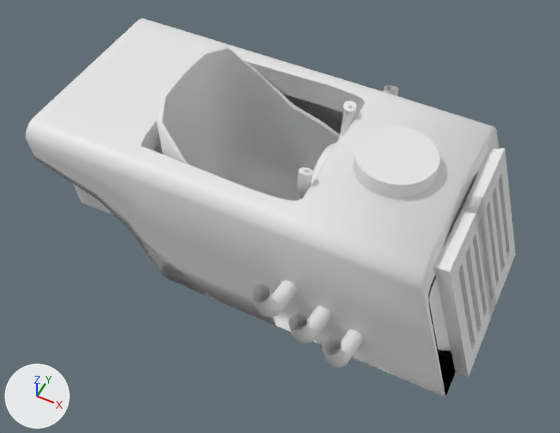
Before and after pictures for a commit that changed the FBX model Assets/Art/Pods/pod_back.fbx.
The view is the same before and after, from a 50 mm camera at (-0.097, -1.434, -0.119) aimed at (-0.97, 0.311, -2.3). Lighting does not change. The marker at lower left points along +X, +Y and +Z. Vertices at the same position are counted once.
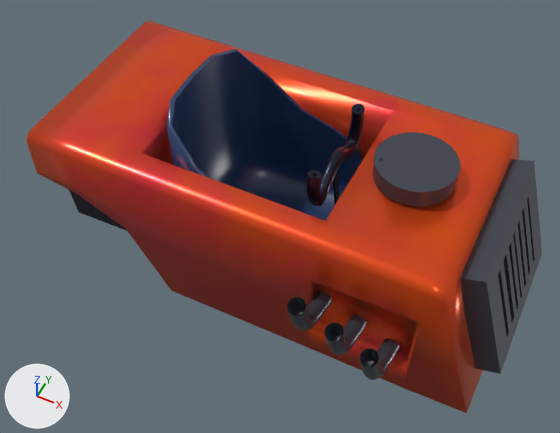
Pixel boxes [x1, y1, x2, y2] of what changed, in the pictures (560 x 433 px; the box of a moved part takes in the faces that stretch with it):
'Circle', reshaped, moved, turned, rescaled: before [25, 18, 515, 397]; after [27, 21, 542, 413]
part 1 of me_circle_001, moved or reshaped (not visible before): after [360, 338, 399, 380]
part 2 of me_circle_001, moved or reshaped (not visible afterwards): before [383, 85, 399, 96]
part 3 of me_circle_001, moved or reshaped: before [157, 46, 340, 201]; after [167, 49, 363, 221]
part 4 of me_circle_001, moved or reshaped: before [297, 101, 356, 199]; after [306, 103, 365, 206]
part 5 of me_circle_001, moved or reshaped (not visible before): after [324, 314, 367, 355]
part 6 of me_circle_001, moved or reshaped (not visible afterwards): before [251, 280, 297, 317]
part 7 of me_circle_001, moved or reshaped: before [322, 330, 363, 368]; after [287, 291, 332, 330]
part 8 of me_circle_001, moved or reshaped (not visible afterwards): before [289, 306, 331, 344]
part 9 of me_circle_001, added: after [460, 159, 542, 374]
part 10 of me_circle_001, added (red): after [27, 21, 519, 413]
part 11 of me_circle_001, added: after [372, 132, 460, 206]
part 12 of me_circle_001, added (black): after [69, 190, 127, 231]
part 13 of me_circle_001, deleted: before [461, 148, 515, 317]
part 14 of me_circle_001, deleted: before [434, 196, 496, 377]
part 15 of me_circle_001, deleted: before [353, 126, 440, 198]
part 16 of me_circle_001, cut back: before [25, 18, 499, 397]; after [333, 171, 340, 204]

The change, as a diff of the scene's bpy script:
```diff
--- a/Assets/Art/Pods/pod_back.fbx.py
+++ b/Assets/Art/Pods/pod_back.fbx.py
@@ mat_laranja @@
+mat_laranja = bpy.data.materials.new('Laranja')
+# uses the picture img_laranja_base_color_png
+# uses the picture img_laranja_metallic_png
+# uses the picture img_laranja_normal_opengl_png
+# uses the picture img_laranja_roughness_png
@@ mat_banco @@
+mat_banco = bpy.data.materials.new('Banco')
+# uses the picture img_banco_base_color_png
+# uses the picture img_banco_metallic_png
+# uses the picture img_banco_normal_opengl_png
+# uses the picture img_banco_roughness_png
@@ mat_metal_cinza @@
+mat_metal_cinza = bpy.data.materials.new('Metal/Cinza')
+# uses the picture img_laranja_normal_opengl_png
+# uses the picture img_metal_cinza_base_color_png
+# uses the picture img_metal_cinza_metallic_png
+# uses the picture img_metal_cinza_roughness_png
@@ mat_preto @@
+mat_preto = bpy.data.materials.new('Preto')
+# uses the picture img_preto_base_color_png
+# uses the picture img_preto_metallic_png
+# uses the picture img_preto_normal_opengl_png
+# uses the picture img_preto_roughness_png
@@ me_circle_001 @@
 # used by ob_circle; location = (-0.825, 0.422, -2.185); rotation_euler = (1.571, 0.0, 0.0), in degrees (90, 0, 0); scale = (0.00141, 0.00141, 0.00141)
-me_circle_001.from_pydata(...)  # 1793 vertices, 1650 faces; spans x -727.0..490.0, y -259.0..231.0, z -427.0..426.0
+me_circle_001.from_pydata(...)  # 1664 vertices, 1521 faces; spans x -561.0..573.0, y -718.0..1362.0, z -454.0..389.0
+# me_circle_001 part 1: the loose piece of 96 vertices spanning x 170.0..230.0, y -182.0..-41.0, z -427.0..-278.0 is multiplied about its middle by the matrix ((0.0, 0.0, -1.39), (-1.64, 0.0, 0.0), (0.0, 1.64, 0.0)), then moved by (269.0, -163.0, 174.0), in mat_metal_cinza
+# me_circle_001 part 2: the loose piece of 96 vertices spanning x -9.0..48.0, y -90.0..51.0, z -427.0..-278.0 is multiplied about its middle by the matrix ((0.0, 0.0, 1.39), (-1.64, 0.042, 0.0), (0.042, 1.64, 0.0)), then moved by (-477.0, -271.0, 174.0), in mat_metal_cinza
+# me_circle_001 part 3: the loose piece of 154 vertices spanning x -425.0..15.0, y -253.0..231.0, z -207.0..209.0 is multiplied about its middle by the matrix ((0.0, 0.0, 1.39), (-1.64, 0.0, 0.0), (0.0, 1.64, 0.0)), then moved by (200.0, 499.0, -9.0), in mat_banco
+# me_circle_001 part 4: the loose piece of 432 vertices spanning x -26.0..8.0, y 52.0..185.0, z -151.0..154.0 is multiplied about its middle by the matrix ((0.0, 0.0, 1.39), (-1.64, 0.0, 0.0), (0.0, 1.64, 0.0)), then moved by (5.0, 55.0, 202.0), in mat_preto
+# me_circle_001 part 5: the loose piece of 96 vertices spanning x 84.0..142.0, y -139.0..2.0, z -427.0..-278.0 is multiplied about its middle by the matrix ((0.0, 0.0, -1.39), (-1.64, 0.042, 0.0), (0.042, 1.64, 0.0)), then moved by (356.0, -60.0, 247.0), in mat_metal_cinza
+# me_circle_001 part 6: the loose piece of 96 vertices spanning x -9.0..48.0, y -90.0..51.0, z 277.0..426.0 is multiplied about its middle by the matrix ((0.0, 0.0, -1.39), (-1.64, 0.042, 0.0), (0.042, 1.64, 0.0)), then moved by (-477.0, -125.0, -457.0), in mat_metal_cinza
+# me_circle_001 part 7: the loose piece of 96 vertices spanning x 170.0..230.0, y -182.0..-41.0, z 277.0..426.0 is multiplied about its middle by the matrix ((0.0, 0.0, 1.39), (-1.64, 0.0, 0.0), (0.0, 1.64, 0.0)), then moved by (269.0, 137.0, -393.0), in mat_metal_cinza
+# me_circle_001 part 8: the loose piece of 96 vertices spanning x 84.0..142.0, y -139.0..2.0, z 277.0..426.0 is multiplied about its middle by the matrix ((0.0, 0.0, -1.39), (-1.64, 0.042, 0.0), (0.042, 1.64, 0.0)), then moved by (-571.0, 78.0, -393.0), in mat_metal_cinza
+# me_circle_001 part 9: a new loose piece of 240 vertices spanning x -296.0..285.0, y -718.0..-455.0, z -342.0..207.0, in mat_metal_cinza
+# me_circle_001 part 10: a new loose piece of 140 vertices spanning x -393.0..410.0, y -650.0..1362.0, z -454.0..242.0, in mat_laranja
+# me_circle_001 part 11: a new loose piece of 96 vertices spanning x -140.0..138.0, y -323.0..5.0, z 254.0..332.0, in mat_metal_cinza
+# me_circle_001 part 12: a new loose piece of 18 vertices spanning x -323.0..349.0, y 853.0..1305.0, z -252.0..49.0, in mat_preto
+# me_circle_001 part 13: the loose piece of 96 vertices spanning x 343.0..490.0, y -258.0..116.0, z -223.0..24.0 is deleted
+# me_circle_001 part 14: the loose piece of 96 vertices spanning x 343.0..490.0, y -258.0..116.0, z -32.0..216.0 is deleted
+# me_circle_001 part 15: the loose piece of 64 vertices spanning x 67.0..267.0, y 149.0..197.0, z -97.0..103.0 is deleted
+# me_circle_001 part 16: 367 vertices removed from x -727.0..457.0, y -259.0..156.0, z -289.0..288.0; 8 vertices added at x -19.0..30.0, y 104.0..180.0, z -375.0..167.0
+me_circle_001.materials.append(mat_laranja)
+me_circle_001.materials.append(mat_metal_cinza)
+me_circle_001.materials.append(mat_banco)
+me_circle_001.materials.append(mat_preto)
@@ ob_circle @@
 ob_circle = bpy.data.objects.new('Circle', me_circle_001)
-ob_circle.location = (-0.825, 0.422, -2.185)
-ob_circle.rotation_euler = (1.571, 0.0, 0.0)  # degrees (90, 0, 0)
-ob_circle.scale = (0.00141, 0.00141, 0.00141)
+ob_circle.location = (-0.655, 0.417, -2.194)
+ob_circle.rotation_euler = (-3.142, 0.0, 1.571)  # degrees (-180, 0, 90)
+ob_circle.scale = (-0.00102, -0.000862, -0.000862)
```
